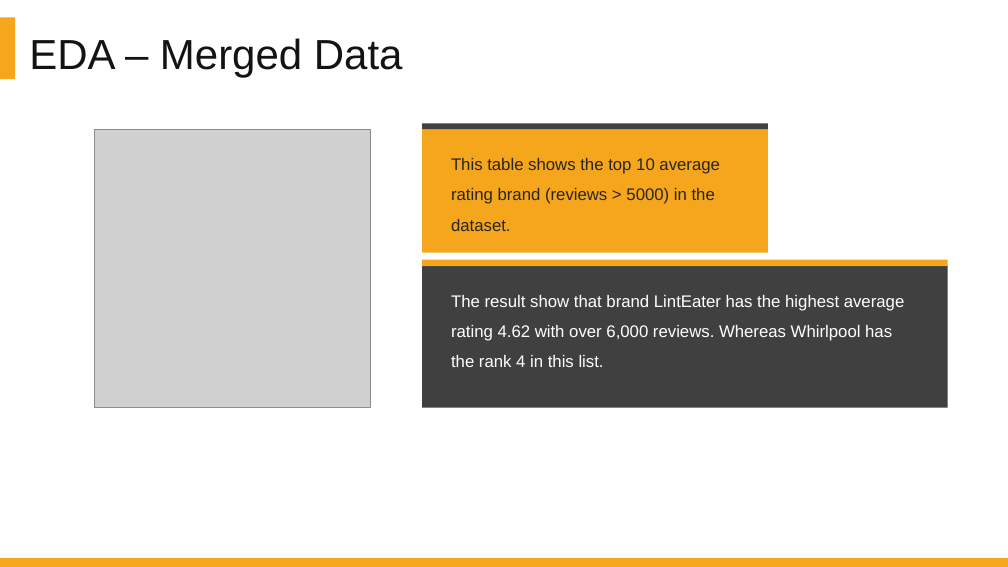
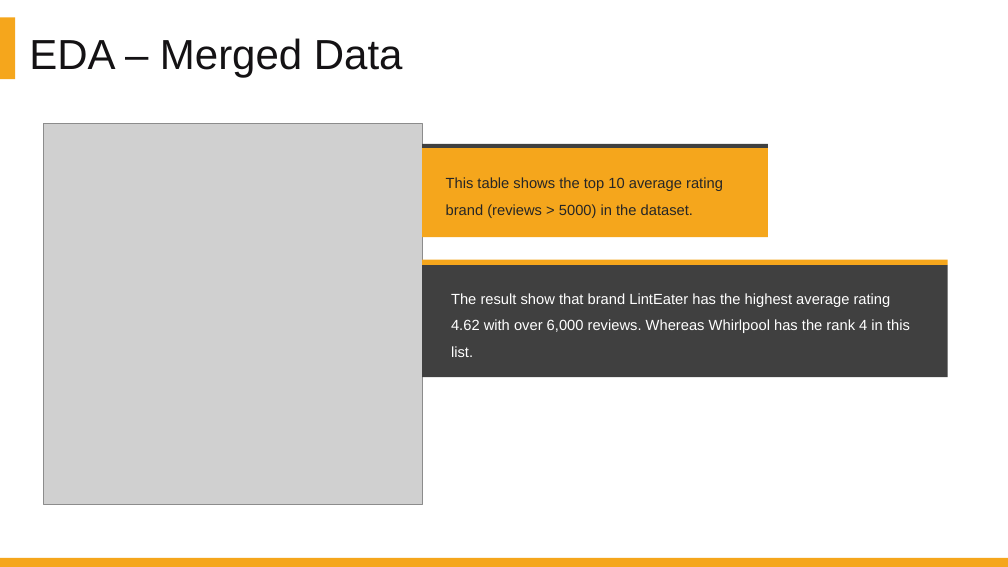
Before and after one commit to DATA-606-SPRING-2022/Jin_DATA606, a slide deck: slide 25 of presentation/Project_Presentation_EDA_v1.1.pptx (slide 24 before the commit). Drawn at 1008x567 pixels with LibreOffice and Linux fonts; fonts in the diff are those of the drawing; grey boxes stand for pictures. Boxes give left, top, right and bottom in pixels: in the first picture for what was removed or moved away, otherwise in the second. Text is boxed around its words. In the diff, an @@ line names an element or a change of style, - is before the commit and + after.

```diff
--- a/presentation/Project_Presentation_EDA_v1.1.pptx
+++ b/presentation/Project_Presentation_EDA_v1.1.pptx
@@ picture: place and size @@
-picture at (95, 130, 371, 408)
+picture at (44, 123, 423, 504)
@@ rectangle: place and size @@
-rectangle at (423, 129, 768, 253)
+rectangle at (423, 148, 768, 237)
@@ rectangle: place and size @@
-rectangle at (423, 123, 768, 129)
+rectangle at (423, 144, 768, 148)
@@ text "This table shows the top ..." at (446, 177, 723, 218): size 16 to 14 pt @@
@@ text "This table shows the top ...": place and size @@
-text "This table shows the top ..." at (451, 158, 720, 231)
+text "This table shows the top ..." at (446, 177, 723, 218)
@@ rectangle: place and size @@
-rectangle at (423, 266, 948, 408)
+rectangle at (423, 265, 948, 377)
@@ text "The result show that brand ..." at (451, 293, 891, 357): size 16 to 14 pt @@
```
Also in this commit, not shown: 9 other slides changed, 1 slide added.
